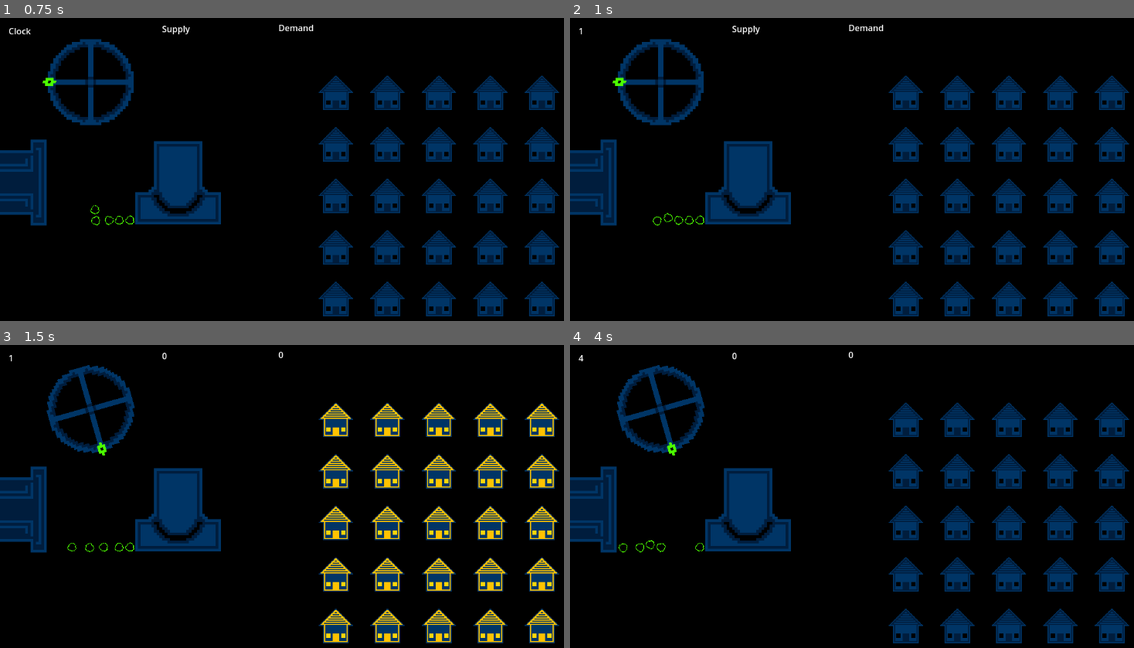
Above: before the commit, frames 1-4 (two rows, left to right).
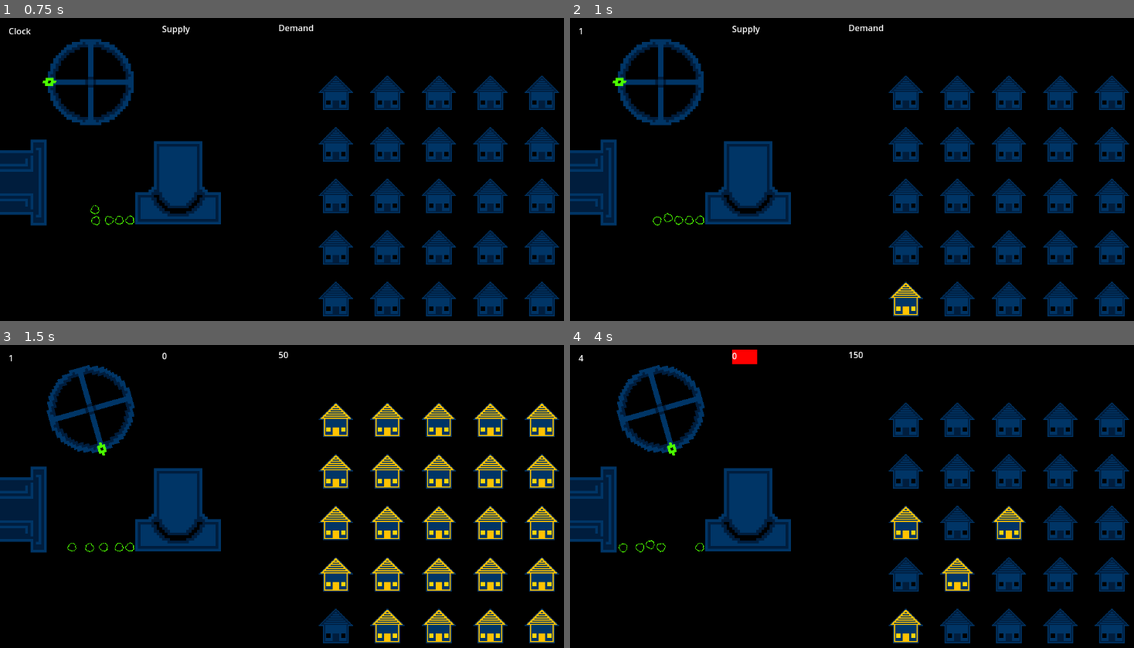
Above: after the commit, the same moments.

Repository: CWmain/BigModeGameJam2025
Game: Godot game, scene res://Levels/main_scene.tscn
Two runs of this game, one before a commit and one after it. Both use one fixed random seed, a clock stepped at 60 frames per second and the inputs below.
Inputs (mouse positions are in pixels of both pictures, inside the frame that each line leads up to):
- Up to frame 1 (0.75 s): move the mouse to (50, 81) at 0.52 s; press the mouse at (50, 81) at 0.53 s
- Up to frame 2 (1 s): no input
- Up to frame 3 (1.5 s): tap Enter at 1.25 s; move the mouse to (129, 548) at 1.27 s; release the mouse at (129, 548) at 1.28 s; tap T (Test_Click) at 1.35 s
- Up to frame 4 (4 s): move the mouse to (688, 548) at 2.02 s; press the mouse at (688, 548) at 2.03 s; tap Space at 2.75 s; move the mouse to (643, 548) at 2.77 s; release the mouse at (643, 548) at 2.78 s; tap T (Test_Click) at 2.85 s; move the mouse to (648, 544) at 3.52 s; press the mouse at (648, 544) at 3.53 s

Frame 1 is identical in both runs. In frame 2, 0.2% of the frame differs, in the area x 56-63%, y 87-99%; in frame 3, 0.2%; in frame 4, 1.2%, in the area x 28-81%, y 1-99%.

Commit message:
Have manager randomly toggling houses on and off

Diff:
--- a/Objects/Managers/manager.gd
+++ b/Objects/Managers/manager.gd
@@ -48,6 +48,11 @@
 	supplyUpdated = true
 
 func _on_updateDemand():
+	# Toggle a random house
+	var rIndex = int(random.randf()*100) % demandList.size()
+	demandList[rIndex].isDemanding = !demandList[rIndex].isDemanding
+
+	# Get the current demand
 	var curDemand: int = 0
 	var demanaders = get_tree().get_nodes_in_group("Demander")
 	for d: House in demanaders:
